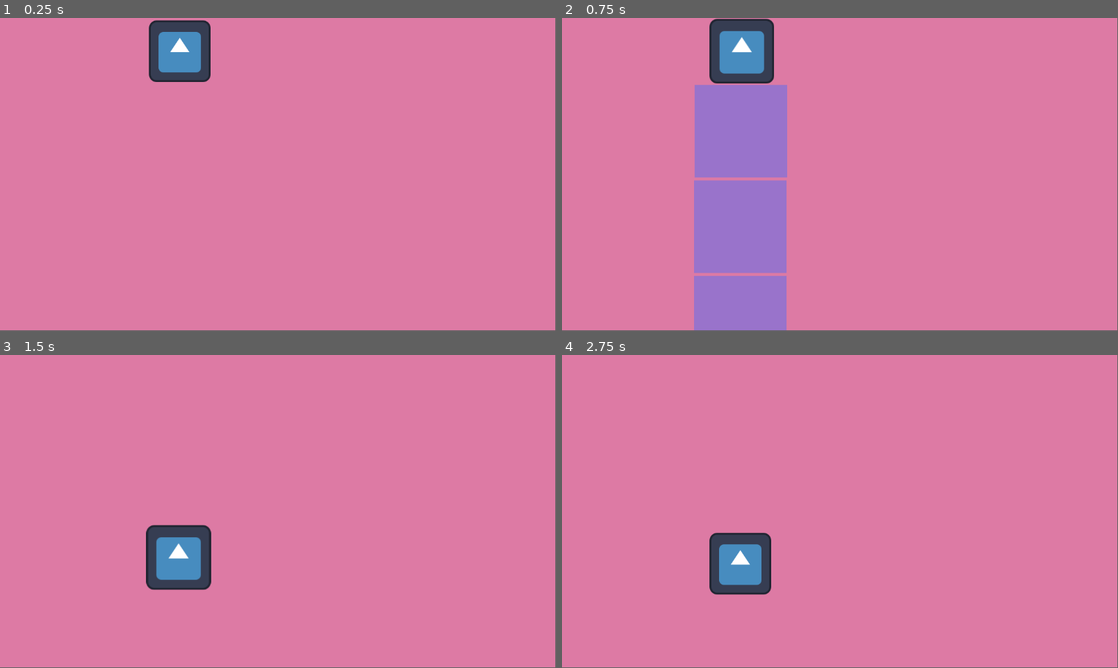
Above: before the commit, frames 1-4 (two rows, left to right).
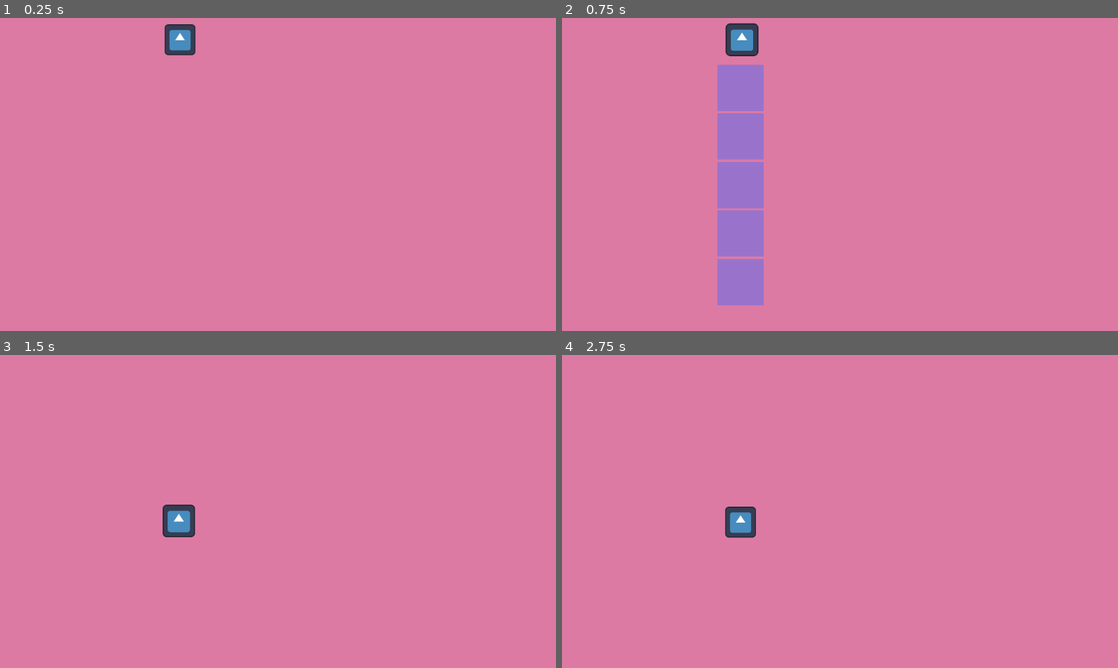
Above: after the commit, the same moments.

Repository: hamzasclone2/elevator
Game: Godot game, scene res://world.tscn
Two runs of this game, one before a commit and one after it. Both use one fixed random seed, a clock stepped at 60 frames per second and the inputs below. The engine's default icon, where the game draws it, is replaced by a stand-in: a white triangle on a blue panel in a dark square.
Inputs (mouse positions are in pixels of both pictures, inside the frame that each line leads up to):
- Up to frame 1 (0.25 s): no input
- Up to frame 2 (0.75 s): tap Enter at 0.5 s; move the mouse to (739, 52) at 0.52 s; press the mouse at (739, 52) at 0.53 s
- Up to frame 3 (1.5 s): tap Space at 1.25 s; move the mouse to (166, 527) at 1.27 s; release the mouse at (166, 527) at 1.28 s; click (166, 527) at 1.35 s
- Up to frame 4 (2.75 s): tap Enter at 2 s; move the mouse to (895, 442) at 2.02 s; press the mouse at (895, 442) at 2.03 s
In our replay, the window is 799x449 before the commit and 800x450 after it. These sizes can differ from the game's own. Grey fills any space a smaller window leaves; there, only what the larger window draws over its background counts as a difference.

The runs differ from the first frame. In frame 1, 1.9% of the frame differs, in the area x 26-38%, y 0-21%; in frame 2, 9.7%, in the area x 23-41%, y 0-100%; in frame 3, 2.7%; in frame 4, 2.6%.

Commit message:
added Quit, offset, screen stretch

Diff:
--- a/Elevator.gd
+++ b/Elevator.gd
@@ -13,13 +13,16 @@
 
 # Called every frame. 'delta' is the elapsed time since the previous frame.
 func _process(_delta):
+	if Input.is_action_just_pressed("escape"):
+		get_tree().quit()
+
 	if draggable:
 		if Input.is_action_just_pressed("click"):
 			initialPos = global_position
-			#offset = get_global_mouse_position() - global_position
+			offset = get_global_mouse_position() - global_position
 			Global.is_dragging = true
 		if Input.is_action_pressed("click"):
-			global_position.y = get_global_mouse_position().y
+			global_position.y = get_global_mouse_position().y - offset.y
 		elif Input.is_action_just_released("click"):
 			Global.is_dragging = false
 			var tween = get_tree().create_tween()
--- a/elevator.tscn
+++ b/elevator.tscn
@@ -10,11 +10,13 @@
 script = ExtResource("1_74kpp")
 
 [node name="Sprite2D" type="Sprite2D" parent="."]
+scale = Vector2(0.5, 0.5)
 texture = ExtResource("2_i8iwh")
 
 [node name="Area2D" type="Area2D" parent="."]
 
 [node name="CollisionShape2D" type="CollisionShape2D" parent="Area2D"]
+scale = Vector2(0.5, 0.5)
 shape = SubResource("RectangleShape2D_lo8qj")
 
 [connection signal="body_entered" from="Area2D" to="." method="_on_area_2d_body_entered"]
--- a/floor.tscn
+++ b/floor.tscn
@@ -6,11 +6,11 @@
 size = Vector2(128, 128)
 
 [node name="Floor" type="StaticBody2D" groups=["droppable"]]
-scale = Vector2(1.5, 1.5)
+scale = Vector2(0.75, 0.75)
 script = ExtResource("1_0juxa")
 
 [node name="CollisionShape2D" type="CollisionShape2D" parent="."]
-scale = Vector2(0.25, 0.25)
+scale = Vector2(1, 0.1)
 shape = SubResource("RectangleShape2D_h0sj5")
 
 [node name="ColorRect" type="ColorRect" parent="."]
--- a/project.godot
+++ b/project.godot
@@ -19,6 +19,11 @@
 
 Global="*res://global.gd"
 
+[display]
+
+window/stretch/mode="viewport"
+window/stretch/aspect="expand"
+
 [input]
 
 click={
@@ -26,6 +31,11 @@
 "events": [Object(InputEventMouseButton,"resource_local_to_scene":false,"resource_name":"","device":-1,"window_id":0,"a …(253 unchanged characters)…
 ]
 }
+escape={
+"deadzone": 0.5,
+"events": [Object(InputEventKey,"resource_local_to_scene":false,"resource_name":"","device":-1,"window_id":0,"alt_pressed":false,"shift_pressed":false,"ctrl_pressed":false,"meta_pressed":false,"pressed":false,"keycode":0,"physical_keycode":4194305,"key_label":0,"unicode":0,"echo":false,"script":null)
+]
+}
 
 [rendering]
 
--- a/world.tscn
+++ b/world.tscn
@@ -13,13 +13,19 @@
 color = Color(0.866667, 0.478431, 0.643137, 1)
 
 [node name="Floor" parent="." instance=ExtResource("2_n6fqf")]
-position = Vector2(371, 235)
+position = Vector2(370, 145)
 
 [node name="Floor2" parent="." instance=ExtResource("2_n6fqf")]
-position = Vector2(370, 433)
+position = Vector2(370, 245)
 
 [node name="Floor3" parent="." instance=ExtResource("2_n6fqf")]
-position = Vector2(370, 631)
+position = Vector2(370, 346)
+
+[node name="Floor4" parent="." instance=ExtResource("2_n6fqf")]
+position = Vector2(370, 446)
+
+[node name="Floor5" parent="." instance=ExtResource("2_n6fqf")]
+position = Vector2(370, 547)
 
 [node name="Elevator" parent="." instance=ExtResource("1_8yqet")]
-position = Vector2(373, 69)
+position = Vector2(373, 45)
